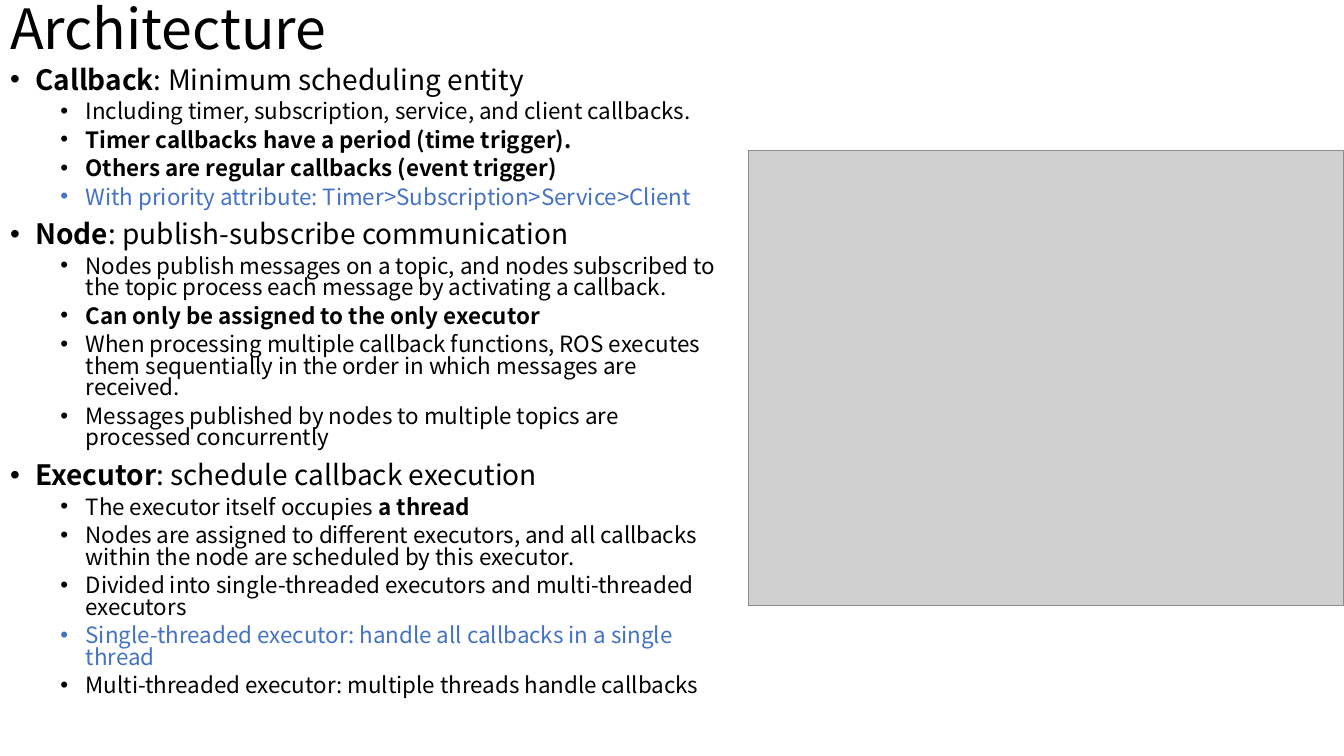
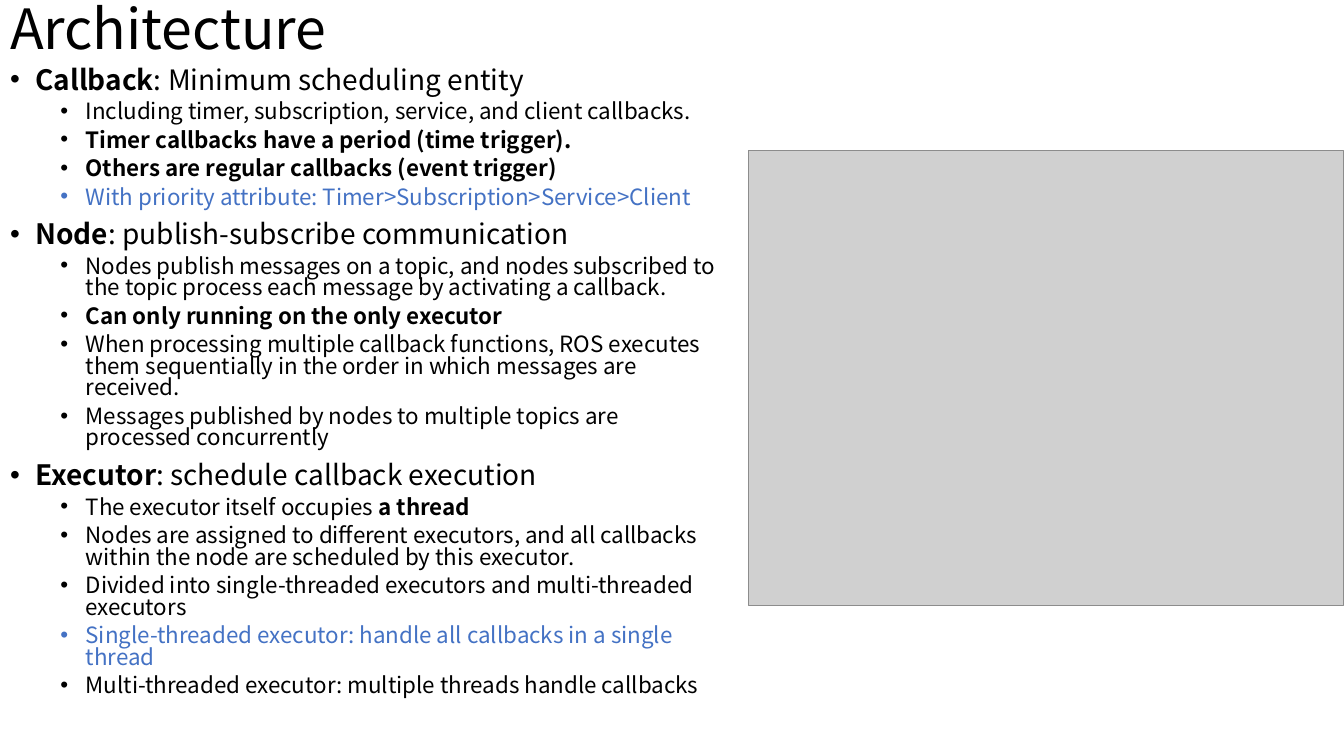
Before and after one commit to wsm6636/note, a slide deck: slide 2 of 06-ppt/discussion/0524.pptx. Drawn at 1344x756 pixels with LibreOffice and Linux fonts; fonts in the diff are those of the drawing; grey boxes stand for pictures. Boxes give left, top, right and bottom in pixels: in the first picture for what was removed or moved away, otherwise in the second. Text is boxed around its words. In the diff, an @@ line names an element or a change of style, - is before the commit and + after.

```diff
--- a/06-ppt/discussion/0524.pptx
+++ b/06-ppt/discussion/0524.pptx
@@ text at (86, 306, 503, 330): text changed @@
-  • Can only be assigned to the only executor
+  • Can only running on the only executor
```
Also in this commit, not shown: 2 other files.
